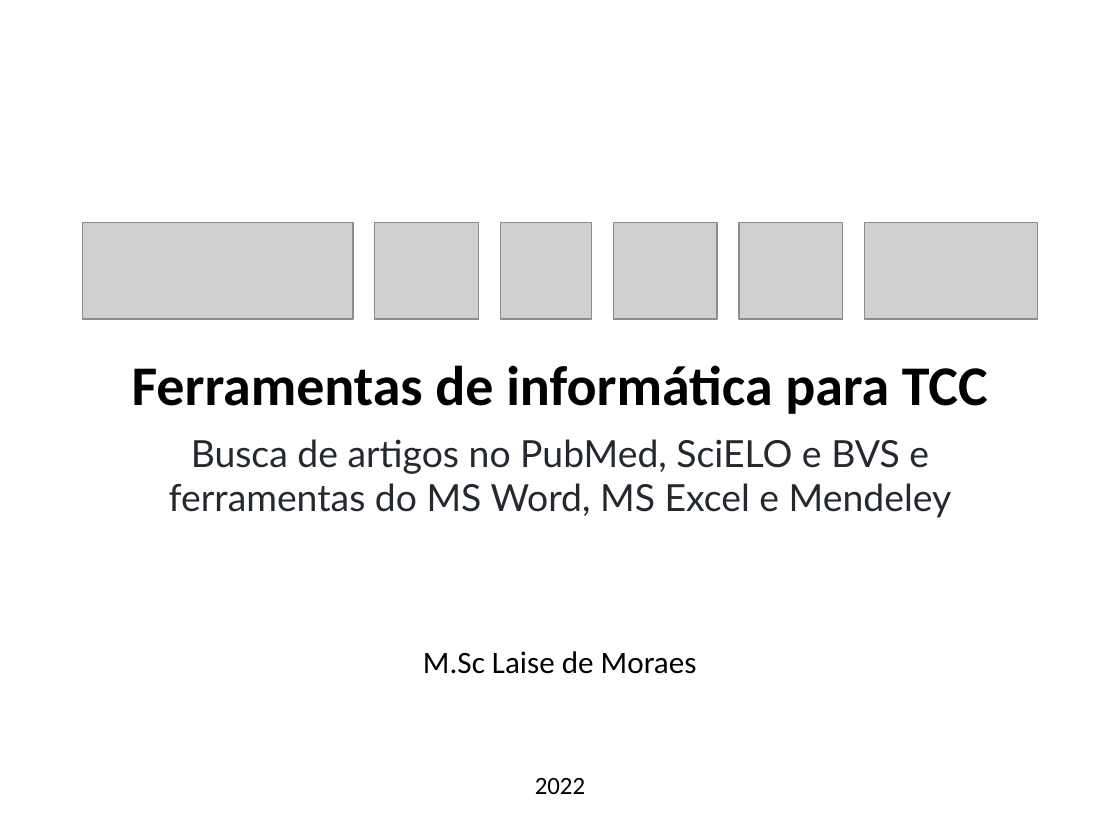
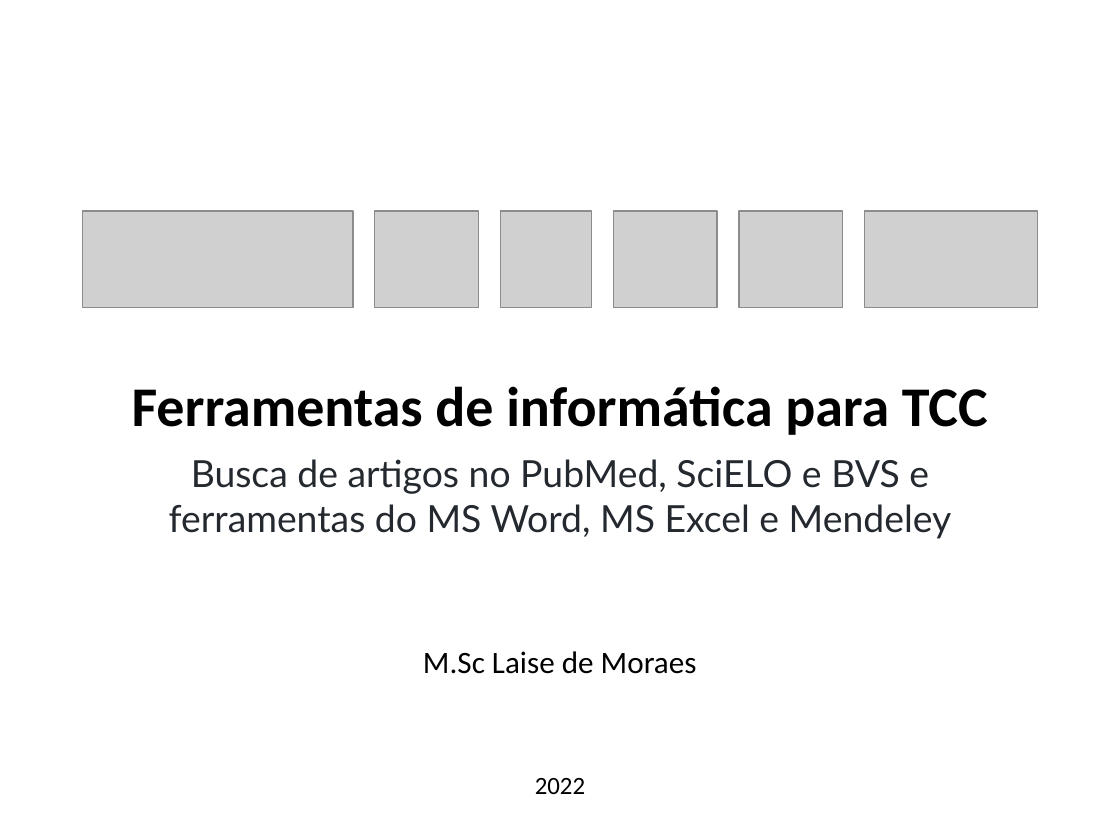
Before and after one commit to lpmor22/docs, a slide deck: slide 1 of slides/informatica_tcc.pptx. Drawn at 1120x840 pixels with LibreOffice and Linux fonts; fonts in the diff are those of the drawing; grey boxes stand for pictures. Boxes give left, top, right and bottom in pixels: in the first picture for what was removed or moved away, otherwise in the second. Text is boxed around its words. In the diff, an @@ line names an element or a change of style, - is before the commit and + after.

```diff
--- a/slides/informatica_tcc.pptx
+++ b/slides/informatica_tcc.pptx
@@ 6 pictures: place and size @@
-6 pictures at (82,223,1038,319)
+6 pictures at (82,211,1038,307)
@@ text "Ferramentas de informática para TCC": place and size @@
-text "Ferramentas de informática para TCC" at (132,365,988,518)
+text "Ferramentas de informática para TCC" at (132,386,988,539)
```
Also in this commit, not shown: 2 other slides changed, 6 slides added, 1 slide removed.
